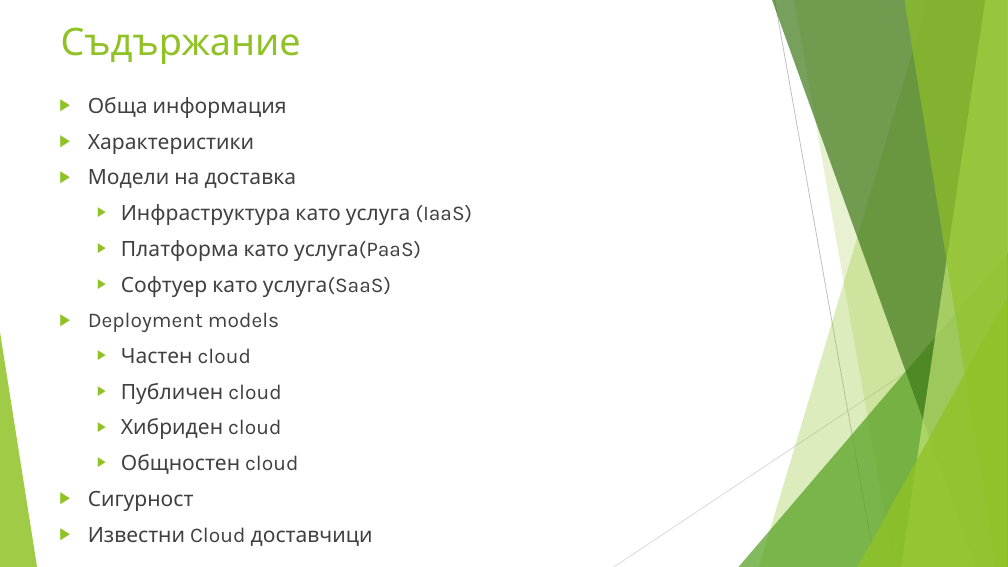
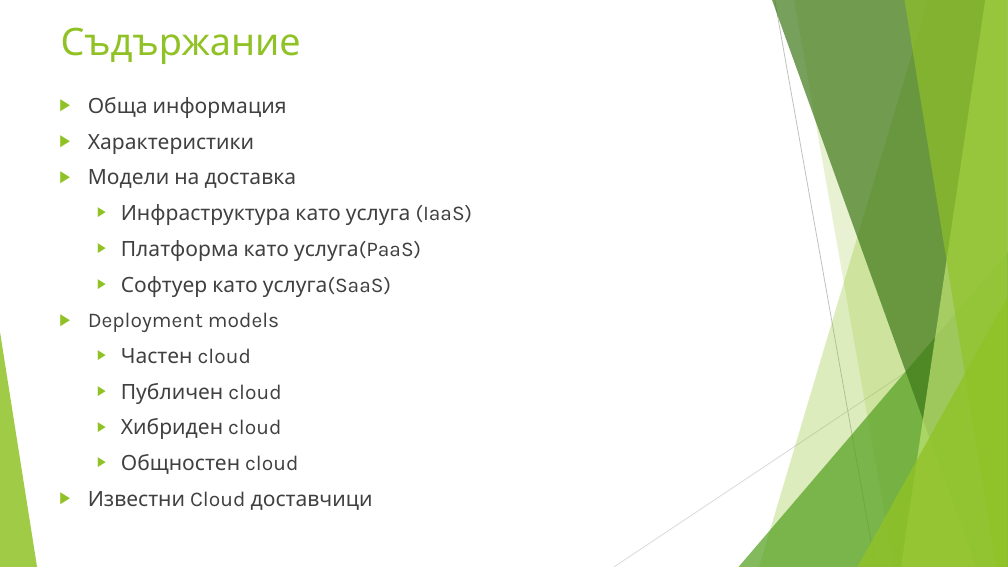
Before and after one commit to enchobelezirev/CloudComputing, a slide deck: slide 2 of CLOUD COMPUTING.pptx. Drawn at 1008x567 pixels with LibreOffice and Linux fonts; fonts in the diff are those of the drawing. Boxes give left, top, right and bottom in pixels: in the first picture for what was removed or moved away, otherwise in the second. Text is boxed around its words. In the diff, an @@ line names an element or a change of style, - is before the commit and + after.

Commit message:
PaaS text fixes. Security topic from the main content removed. Saas slides added. Updated docx file with more info

```diff
--- a/CLOUD COMPUTING.pptx
+++ b/CLOUD COMPUTING.pptx
@@ text at <box>88,491,194,511</box>: paragraph removed @@
-▶ Сигурност
```
Also in this commit, not shown: 4 other slides changed, 2 slides added, 1 other file.
